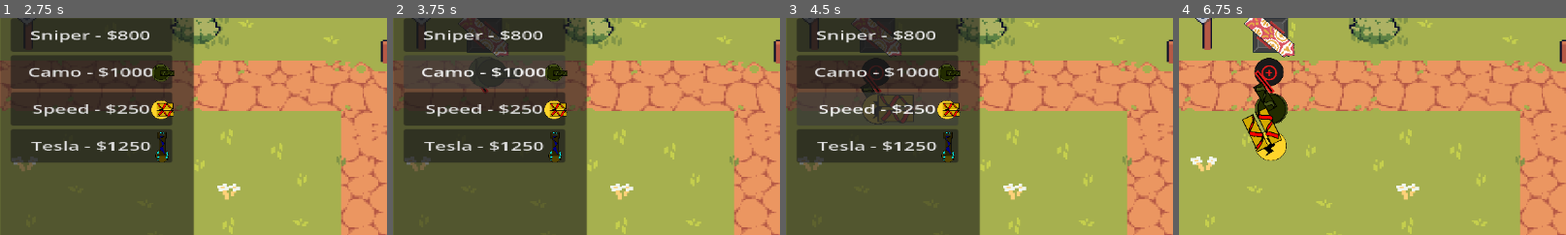
Above: before the commit, frames 1-4 (left to right).
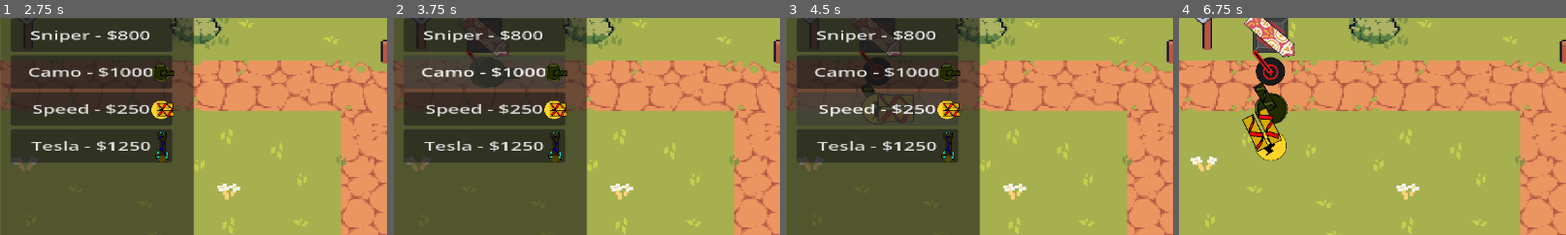
Above: after the commit, the same moments.

Repository: Matthewfrogman/Battle_towers
Game: Godot game, scene res://scenes/main_menu.tscn
The game is run twice, just before and just after one commit, with the same random seed, the same clock (stepped at 60 frames per second) and the same inputs.
Inputs:
- Up to frame 1 (2.75 s): click "PLAY" at 0.5 s; click "PLAY" at 1.25 s; click "Basic - $200" at 2 s
- Up to frame 2 (3.75 s): click "Sniper - $800" at 2.75 s; click "Camo - $1000" at 3.5 s
- Up to frame 3 (4.5 s): click "Speed - $250" at 4.25 s
- Up to frame 4 (6.75 s): click "Tesla - $1250" at 5 s; click "▶▶" at 5.75 s; click "SHOP" at 6.5 s
The pictures show only the part of the screen within x 0-50%, y 14-64%; the shares and areas given below are measured in that part.

Frame 1 is identical in both runs. In frame 2, less than 0.1% of the frame differs, in the area x 19-25%, y 15-35%; in frame 3, 0.3%; in frame 4, 0.6%, in the area x 18-28%, y 14-35%.

Commit message:
Sniper and camo

Diff:
--- a/Towers/Bullets/bullet.gd
+++ b/Towers/Bullets/bullet.gd
@@ -10,7 +10,7 @@
 	#if it hits an enemy, deal damage and expire
 
 func _on_body_entered(body: Node2D) -> void:
-	if body.has_method("lose_hp"):
+	if body is Enemy and (not body.camo or body.camo and sees_camo):
 		body.lose_hp(damage)
 		if pierce <= 0:
 			queue_free()
--- /dev/null
+++ b/Towers/Scripts/sniper.gd
@@ -0,0 +1,10 @@
+extends Tower
+
+#keep the projectiles, bullet speed, pierce, and bullet scene 0 or empty
+func _process(_delta: float) -> void:
+	super(_delta)
+	if canshoot and sees_enemy:
+		if enemies["first"] is Array:
+			print("does")
+			enemies["first"][0].hp -= attack
+			canshoot = false
--- a/Towers/Scripts/tower.gd
+++ b/Towers/Scripts/tower.gd
@@ -73,7 +73,8 @@
 			if target == "first" and enemies["first"] is Array and is_instance_valid(enemies["first"][0]):
 				lookingat = enemies["first"][0].global_position
 
-
+			#replaces the null enemy value, or the previous enemy, or
+			#if the enemy is dead
 			if enemies["first"] is int:
 				enemies["first"] = [enemy, hyp]
 			elif (is_instance_valid(enemies["first"][0]) and
@@ -103,7 +104,7 @@
 		bulletShoot(Vector2(speed*cos(angle), speed*sin(angle)))
 
 	if angle_mode == "angled":
-		bulletShoot(Vector2(speed*cos(angle), speed*sin(angle)))
+		if not bnum == 0: bulletShoot(Vector2(speed*cos(angle), speed*sin(angle)))
 		var aIncrement = 0
 		for i in bnum-1:
 			#error for integer division
--- a/Towers/basic_tower.tscn
+++ b/Towers/basic_tower.tscn
@@ -13,6 +13,8 @@
 attack_range = 10
 attack = 10
 bullet_speed = 200
+pierce = 10
+projectiles = 11
 bullet_scene = ExtResource("3_5l8tq")
 
 [node name="Footprint" parent="." index="1" unique_id=2093572891]
--- a/Towers/sniper.tscn
+++ b/Towers/sniper.tscn
@@ -1,7 +1,7 @@
-[gd_scene format=3 uid="uid://gl1wv8ba3vc"]
+[gd_scene format=3 uid="uid://baexphdao0ak5"]
 
 [ext_resource type="PackedScene" uid="uid://c86a6pav5hv4v" path="res://Towers/tower.tscn" id="1_s4nn4"]
-[ext_resource type="PackedScene" uid="uid://bykqnehxqsnsn" path="res://Towers/Bullets/fireball.tscn" id="2_ra4cn"]
+[ext_resource type="Script" uid="uid://bo78ncko2b5sr" path="res://Towers/Scripts/sniper.gd" id="2_s4nn4"]
 [ext_resource type="Texture2D" uid="uid://dwij5ve3e7ojh" path="res://Towers/Images/sniper_base.png" id="3_lilev"]
 [ext_resource type="Texture2D" uid="uid://deuno3awvnj2j" path="res://Towers/Images/sniper_gun.png" id="4_nml5a"]
 
@@ -12,32 +12,33 @@
 radius = 25.079872
 
 [node name="Tower" unique_id=598119214 instance=ExtResource("1_s4nn4")]
-cooldown = 0.5
-attack_range = 10
-attack = 7
-bullet_speed = 300
-bullet_scene = ExtResource("2_ra4cn")
+script = ExtResource("2_s4nn4")
+cooldown = 2.0
+bullet_spread = 0.0
+attack_range = 1000
+attack = 50
+bullet_speed = 0
+pierce = 0
+projectiles = 0
 
 [node name="Footprint" parent="." index="1" unique_id=2093572891]
-position = Vector2(0.5, -0.5)
+position = Vector2(0, 0)
 shape = SubResource("RectangleShape2D_d3qwo")
 
 [node name="CollisionShape2D" parent="Range" parent_id_path=PackedInt32Array(2002503009) index="0" unique_id=1624539430]
-position = Vector2(-2, 1)
 shape = SubResource("CircleShape2D_wuvjc")
 
 [node name="sniper_base" type="Sprite2D" parent="." index="3" unique_id=202278920]
-position = Vector2(5.9999995, -2.999998)
 scale = Vector2(0.3, 0.3)
 texture = ExtResource("3_lilev")
+offset = Vector2(26.666668, -13.333333)
 
 [node name="Cannon" parent="." index="4" unique_id=1115548727]
-position = Vector2(11, 16)
 scale = Vector2(0.3, 0.3)
 texture = ExtResource("4_nml5a")
-offset = Vector2(69.99999, -5.960464e-07)
+offset = Vector2(93.33333, 50)
 
 [node name="Marker2D" parent="Cannon" index="0" unique_id=1260253367]
-position = Vector2(134.99998, -2.4999998)
+position = Vector2(110, -49.999996)
 
 [connection signal="body_entered" from="Range" to="." method="_body_entered"]
Not shown, added: Towers/Scripts/sniper.gd.uid
